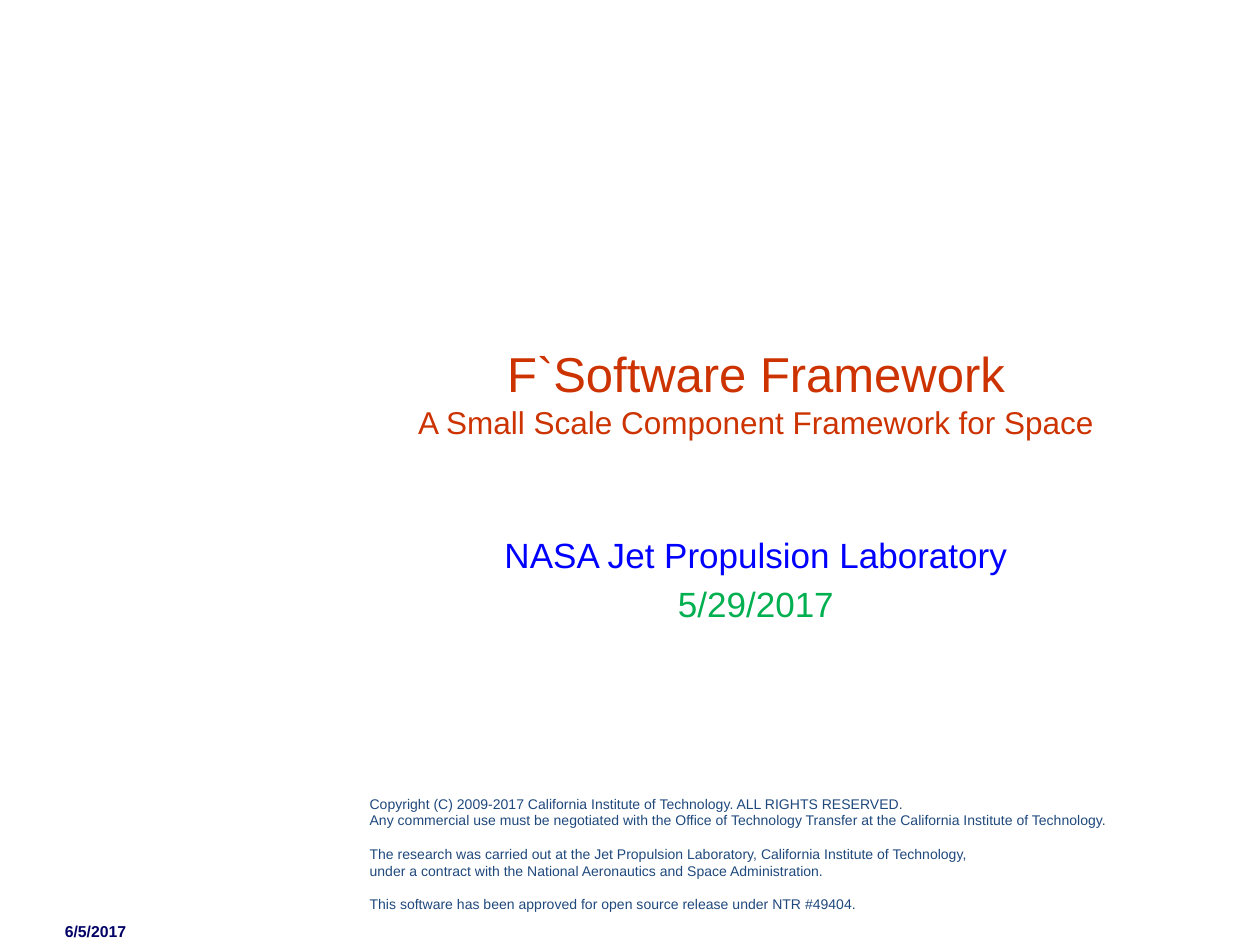
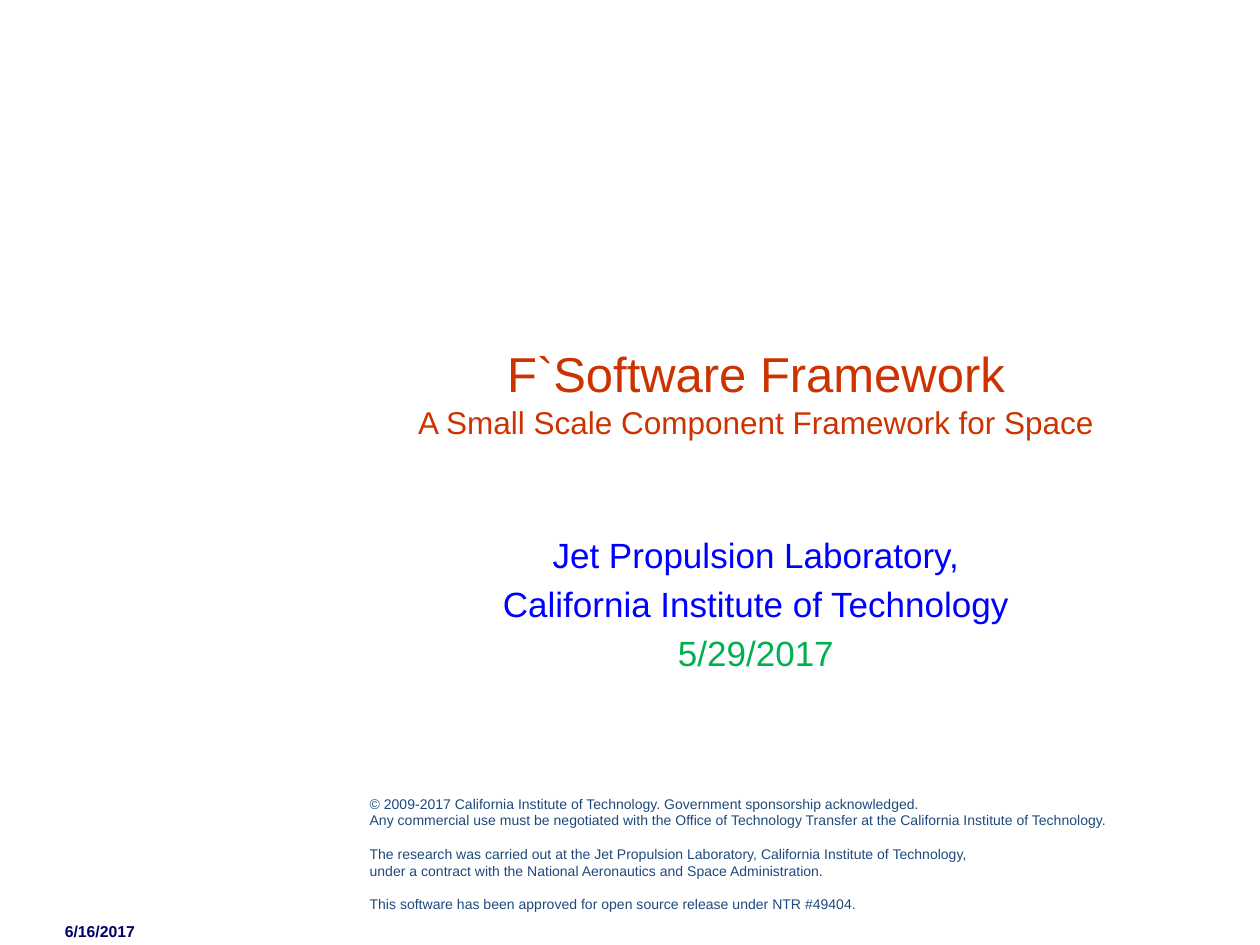
Before and after one commit to nasa/fprime, a slide deck: slide 1 of docs/Architecture/FPrimeSoftwareArchitecture.pptx. Drawn at 1260x945 pixels with LibreOffice and Linux fonts; fonts in the diff are those of the drawing; background and template pictures are left out. Boxes give left, top, right and bottom in pixels: in the first picture for what was removed or moved away, otherwise in the second. Text is boxed around its words. In the diff, an @@ line names an element or a change of style, - is before the commit and + after.

```diff
--- a/docs/Architecture/FPrimeSoftwareArchitecture.pptx
+++ b/docs/Architecture/FPrimeSoftwareArchitecture.pptx
@@ subtitle at [503,542,1008,624]: text changed @@
-NASA Jet Propulsion Laboratory
+Jet Propulsion Laboratory,
+California Institute of Technology
@@ text at [384,799,919,812]: text changed @@
-Copyright (C) 2009-2017 California Institute of Technology. ALL RIGHTS RESERVED.
+© 2009-2017 California Institute of Technology. Government sponsorship acknowledged.
@@ text at [65,925,135,938]: text changed @@
-6/5/2017
+6/16/2017
```
Also in this commit, not shown: 6 other files.
